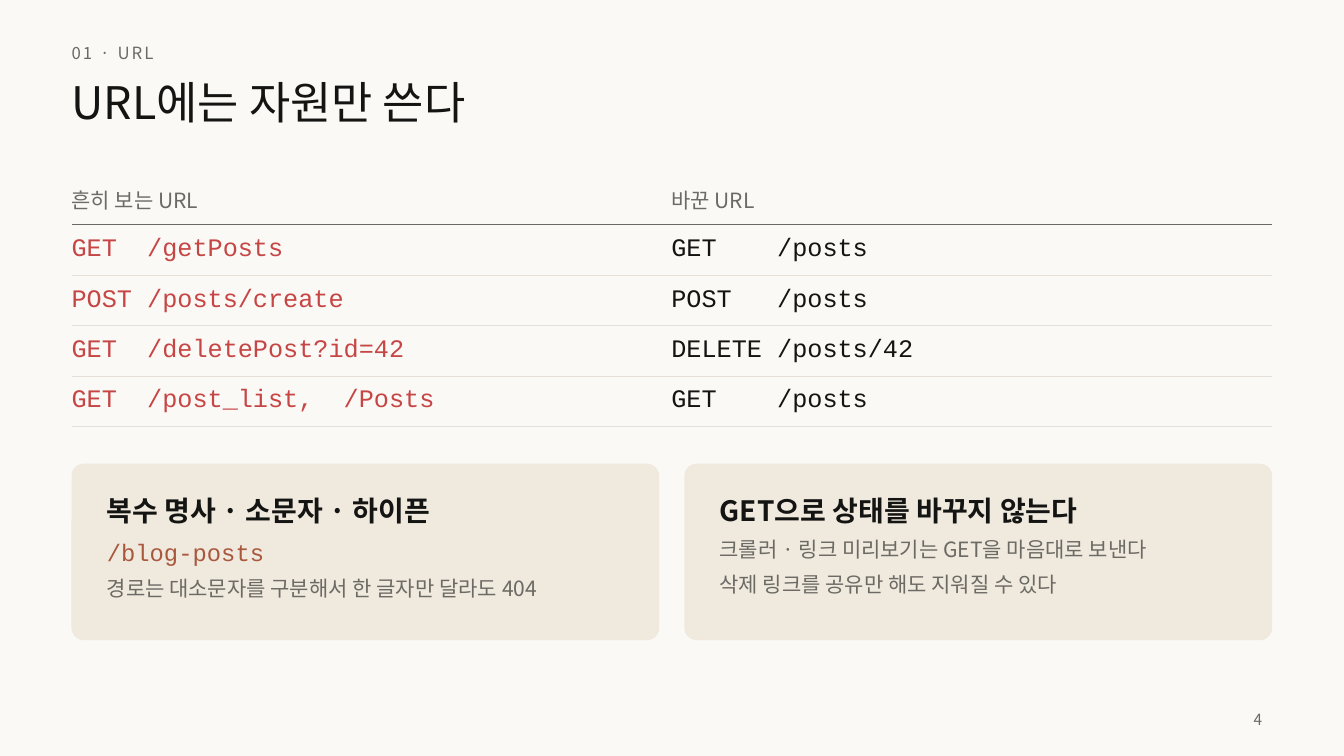
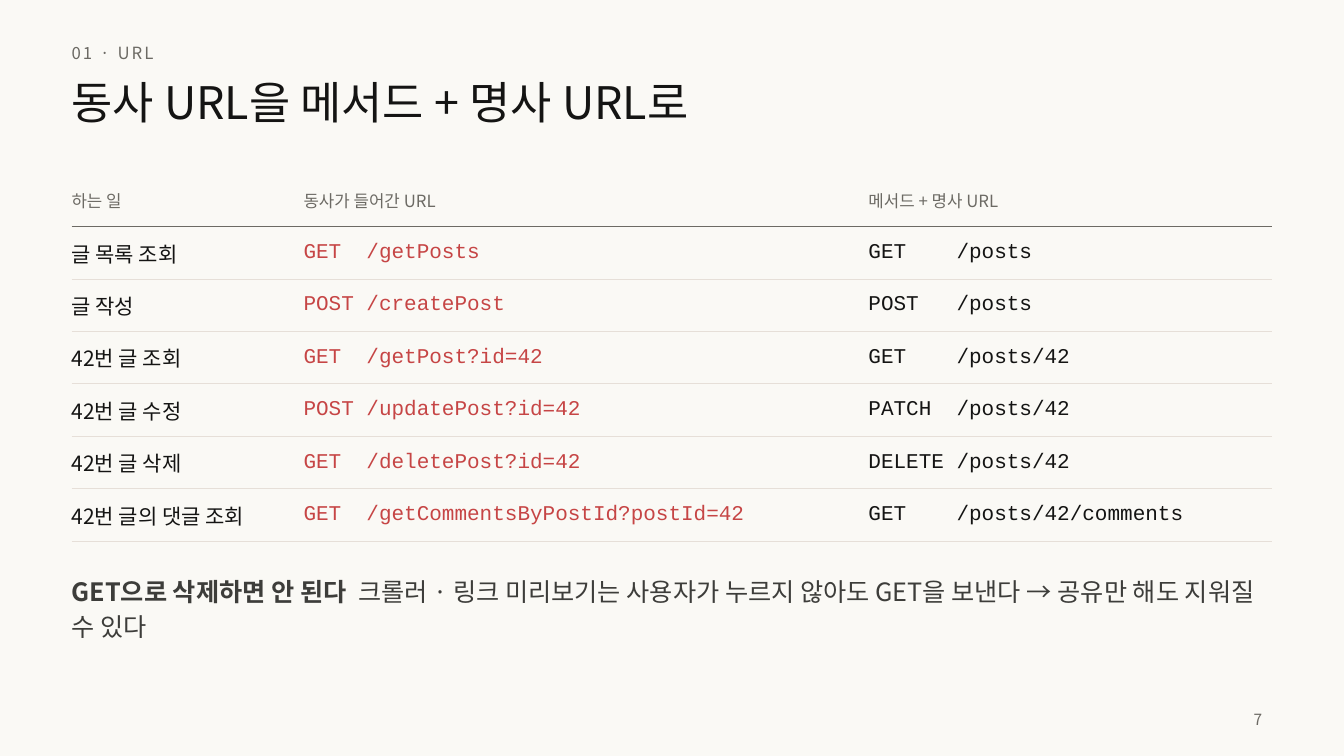
Before and after one commit to home-blog/docs-RESTful, a slide deck: slide 7 of 발표/RESTful-API-설계.pptx (slide 4 before the commit). Drawn at 1344x756 pixels with LibreOffice and Linux fonts; fonts in the diff are those of the drawing. Boxes give left, top, right and bottom in pixels: in the first picture for what was removed or moved away, otherwise in the second. Text is boxed around its words. In the diff, an @@ line names an element or a change of style, - is before the commit and + after.

```diff
--- a/발표/RESTful-API-설계.pptx
+++ b/발표/RESTful-API-설계.pptx
@@ title at (x1=72, y1=82, x2=688, y2=123): text changed @@
-URL에는 자원만 쓴다
+동사 URL을 메서드 + 명사 URL로
@@ table at (x1=72, y1=174, x2=1271, y2=530) @@
-흔히 보는 URL | 바꾼 URL
-GET /getPosts | GET /posts
-POST /posts/create | POST /posts
-GET /deletePost?id=42 | DELETE /posts/42
-GET /post_list, /Posts | GET /posts
+하는 일 | 동사가 들어간 URL | 메서드 + 명사 URL
+글 목록 조회 | GET /getPosts | GET /posts
+글 작성 | POST /createPost | POST /posts
+42번 글 조회 | GET /getPost?id=42 | GET /posts/42
+42번 글 수정 | POST /updatePost?id=42 | PATCH /posts/42
+42번 글 삭제 | GET /deletePost?id=42 | DELETE /posts/42
+42번 글의 댓글 조회 | GET /getCommentsByPostId?postId=42 | GET /posts/42/comments
@@ rounded rectangle removed at (x1=72, y1=464, x2=659, y2=640) @@
@@ rounded rectangle removed at (x1=685, y1=464, x2=1272, y2=640) @@
@@ text removed at (x1=107, y1=497, x2=537, y2=598) @@
-복수 명사 · 소문자 · 하이픈
-/blog-posts
-경로는 대소문자를 구분해서 한 글자만 달라도 404
@@ text at (x1=72, y1=580, x2=1255, y2=604): text changed; size 15 to 18 pt; text colour #6C6A64 to #3D3D3A @@
-GET으로 상태를 바꾸지 않는다
-크롤러 · 링크 미리보기는 GET을 마음대로 보낸다
-삭제 링크를 공유만 해도 지워질 수 있다
+GET으로 삭제하면 안 된다 크롤러 · 링크 미리보기는 사용자가 누르지 않아도 GET을 보낸다 → 공유만 해도 지워질 수 있다
@@ page number at (x1=1254, y1=713, x2=1263, y2=725): text changed @@
-4
+7
```
Also in this commit, not shown: 10 other slides changed, 23 slides added, 23 slides removed, 4 other files.
